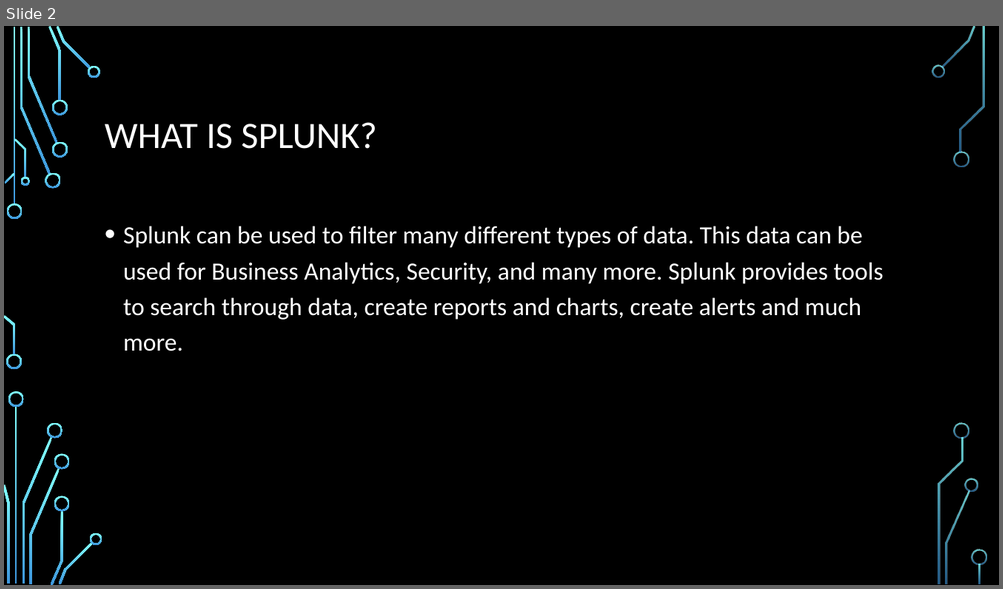
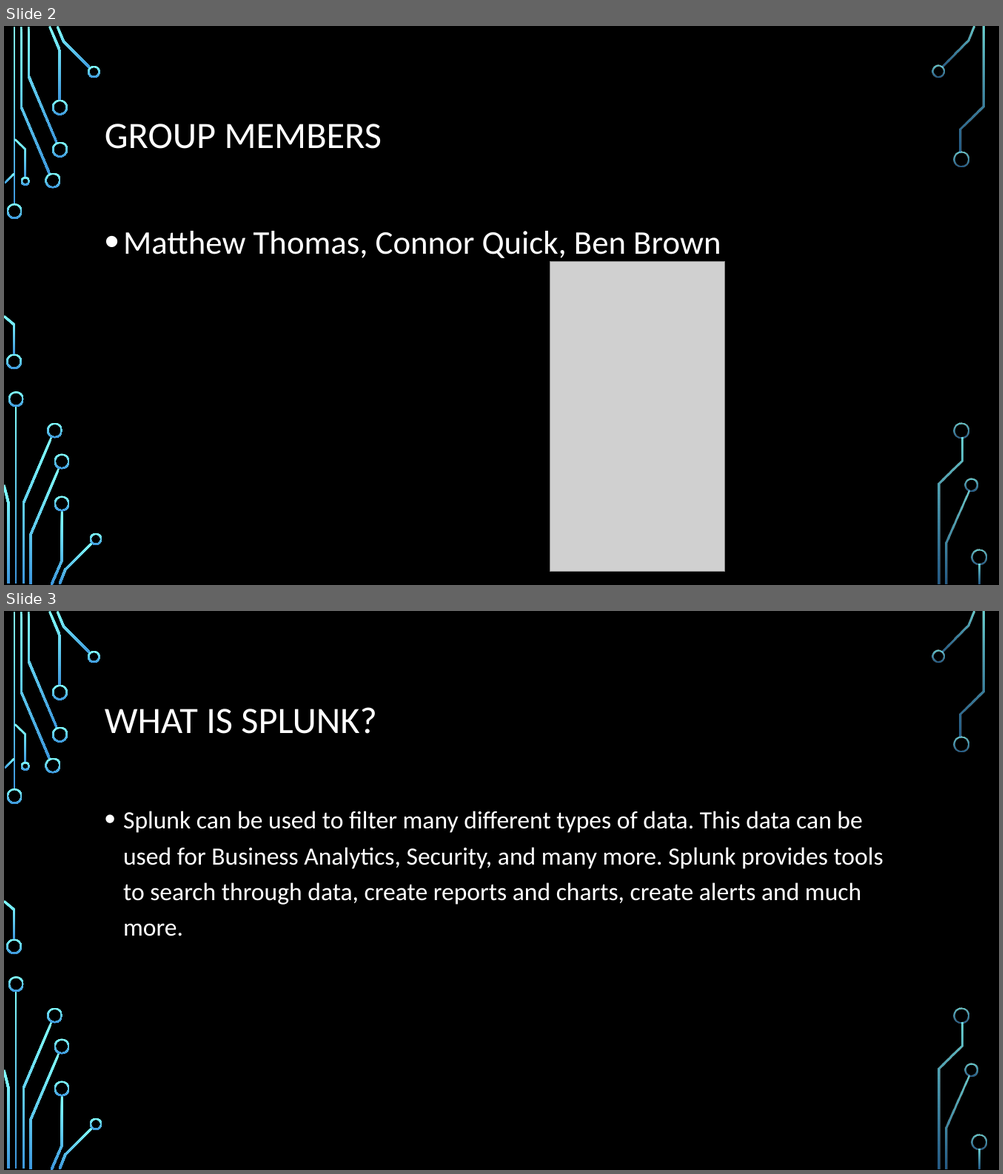
Before and after one commit to quickconnor/Group-6-Network-Investigation, a slide deck: Workshop 6 (1).pptm. Shown one above the other, each under a label of ours: slide 2 before the commit, slides 2 and 3 after it. The pictures are 1003x589 and 1003x1174 pixels, drawn with LibreOffice and Linux fonts; fonts in the diff are those of the drawing; grey boxes stand for pictures; background and template pictures are left out. Boxes give left, top, right and bottom in pixels: in the first picture for what was removed or moved away, otherwise in the second. Text is boxed around its words. In the diff, an @@ line names an element or a change of style, - is before the commit and + after.

Commit message:
added group members slide

```diff
--- a/Workshop 6 (1).pptm
+++ b/Workshop 6 (1).pptm
@@ slide 2 added at (x1=4, y1=26, x2=999, y2=585), background picture (left out); not listed: 36 template elements that a slide beside it also shows @@
@@ title added at (x1=105, y1=124, x2=381, y2=149), 36 pt, text #FFFFFF @@
+GROUP MEMBERS
@@ text added at (x1=123, y1=231, x2=720, y2=263), 32 pt, text #FFFFFF @@
+• Matthew Thomas, Connor Quick, Ben Brown
@@ picture added at (x1=550, y1=262, x2=725, y2=572) @@
@@ what was slide 2 is now slide 3 @@
```
